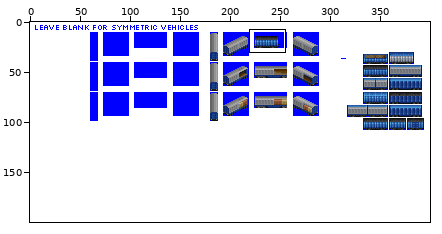
Edited in one commit: sprite sheet (src/graphics/pony/box_car_pony_gen_5B.png). Above: a wide view before the commit, with the close-up outlined.
Close-up. Old version:
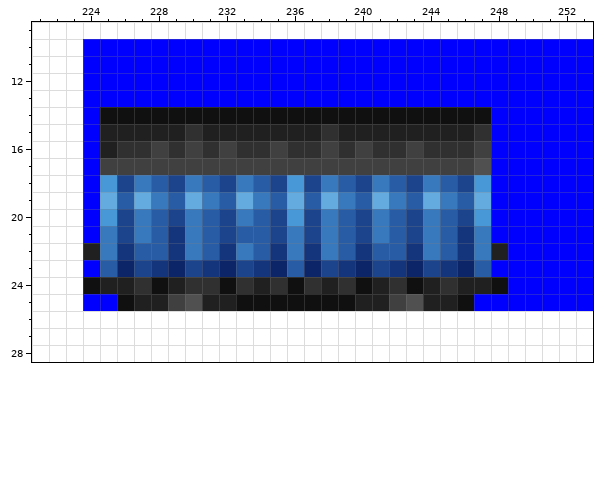
The file is 400x200 pixels. Colours within 5 levels of each other are drawn and written as one. Shown: x 221..253, y 9..28. The commit also changed other parts of the picture, which this record leaves out.
After:
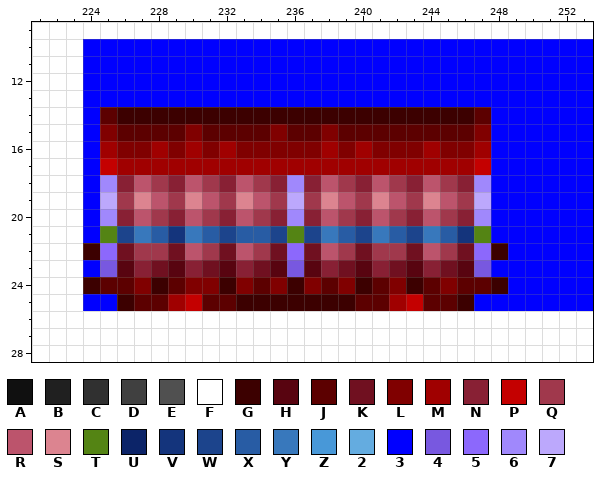
Palette (. is transparent): A #101010  B #202020  C #303030  D #404040  E #505050  F #ffffff  G #3c0000  H #580410  J #5c0000  K #701020  L #800000  M #a00000  N #882034  P #c40000  Q #a0384c  R #bc546c  S #dc8490  T #548414  U #0c2468  V #14347c  W #1c448c  X #285ca4  Y #3878bc  Z #4898d8  2 #64ace0  3 #0000ff  4 #7858e0  5 #8c68fc  6 #a088fc  7 #bca8fc
Difference:
{"y":14,"x":225,"old":"AAAAAAAAAAAAAAAAAAAAAAA","new":"JGGGGGGGGGGGGGGGGGGGGGJ"}
{"y":15,"x":225,"old":"BBBBBCBBBBBBBCBBBBBBBBC","new":"LJJJJLJJJJLJJLJJJJJJJJL"}
{"y":16,"x":225,"old":"BCCDCDCDCCDCCDCDCCDCCCD","new":"MLLMLMLMLLLLLMLMLLLMLLM"}
{"y":17,"x":225,"old":"DDDDDDDDDDDDDDDDDDDDDDE","new":"PMMMMMMMMMMMMMMMMMMMMMP"}
{"y":18,"x":225,"old":"ZWYXWYXWYXWZWYXWYXWYXWZ","new":"6NRQNRQNRQN6NRQNRQNRQN6"}
{"y":19,"x":225,"old":"2X2YX2YX2YX2X2YX2YX2YX2","new":"7QSRQSRQSRQ7QSRQSRQSRQ7"}
{"y":20,"x":225,"old":"ZWYXWYXWYXWZWYXWYXWYXWZ","new":"6NRQNRQNRQN6NRQNRQNRQN6"}
{"y":21,"x":225,"old":"Y","new":"T"}
{"y":21,"x":236,"old":"Y","new":"T"}
{"y":21,"x":247,"old":"Y","new":"T"}
{"y":22,"x":224,"old":"BYVXXVYXVYXVYVYXVXXVYXVYB","new":"G5KQQKRQKRQK5KRQKQQKRQK5G"}
{"y":23,"x":225,"old":"XUWVUWVUWVUXUWVUWVUWVUX","new":"4HNKHNKHNKH4HNKHNKHNKH4"}
{"y":24,"x":224,"old":"ABBCABCCACBCACBCABCABCBBA","new":"GJJLGJLLGLJLGLJLGJLGJLJJG"}
{"y":25,"x":226,"old":"ABBDEBBAAAAAAABBDEBBA","new":"GJJMPJJGGGGGGGJJMPJJG"}
